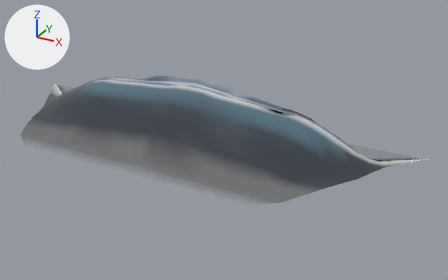
A saved change to the glTF model Project/area/5 pirate storm/object/model/Wave.gltf.
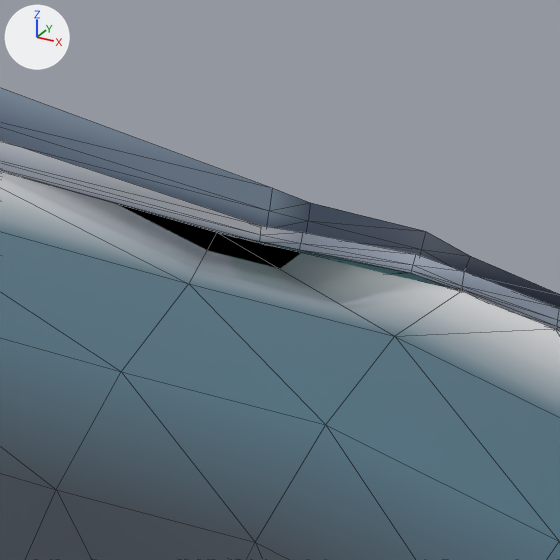
There are two pictures of each version: one whole from a camera (50 mm lens) standing at (566.0, -983.0, 447.0) and looking at (86.0, -108.0, 10.0), one close up on the part from 58% to 68% of the width and 33% to 50% of the height. Lighting does not change. The marker at upper left points along +X, +Y and +Z. The close-ups show mesh edges as thin lines. Vertices at the same position are counted once.

In view in the first close-up: 'WaveMesh'.
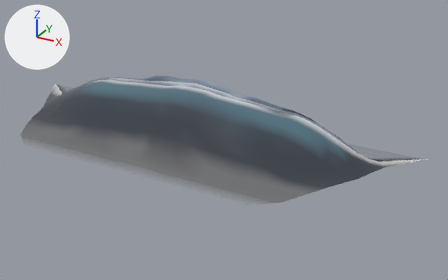
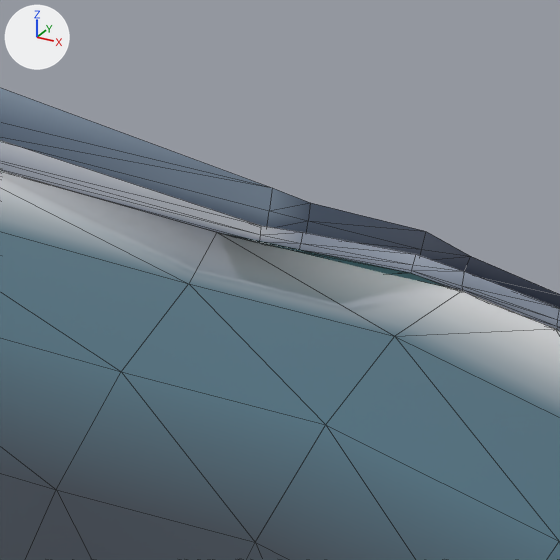
What differs and where, as boxes [x1, y1, x2, y2] in the close-ups (560 x 560 px; the box of a moved part takes in the faces that stretch with it):
```json
{"part": 1, "of": "me_wavemesh", "change": "moved or reshaped", "before": [0, 122, 560, 327], "after": [0, 122, 560, 327]}
```

Edits to the scene script, one JSON object a line:
```json
{"block": "me_wavemesh", "where": "# used by ob_wavemesh; location = (0.0, 0.0, 0.0)"}
{"op": "remove", "block": "me_wavemesh", "code": "me_wavemesh.from_pydata(...)  # 893 vertices, 1460 faces; spans x -412.0..412.0, y -281.0..6.0, z -2.0..93.0"}
{"op": "add", "block": "me_wavemesh", "code": "me_wavemesh.from_pydata(...)  # 893 vertices, 1460 faces; spans x -412.0..412.0, y -281.0..6.0, z -1.0..93.0"}
{"block": "me_wavemesh", "change": "me_wavemesh part 1"}
{"block": "me_wavemesh", "change": "4 vertices are removed from x 0.0..29.0, y -50.0..-32.0, z -1.0"}
{"block": "me_wavemesh", "change": "86 faces are deleted"}
{"block": "me_wavemesh", "change": "4 vertices are added at (0.0, -48.0, 0.0), (29.0, -50.0, 0.0), (0.0, -32.0, 0.0), (29.0, -34.0, 0.0)"}
{"block": "me_wavemesh", "change": "28 new faces join them, mat_water_ripple_thick"}
{"block": "me_wavemesh", "change": "24 new faces join them, mat_sea"}
{"block": "me_wavemesh", "change": "6 new faces join them, mat_sea_transparent"}
{"block": "me_wavemesh", "change": "28 new faces join them, mat_water_ripple_thin"}
```
